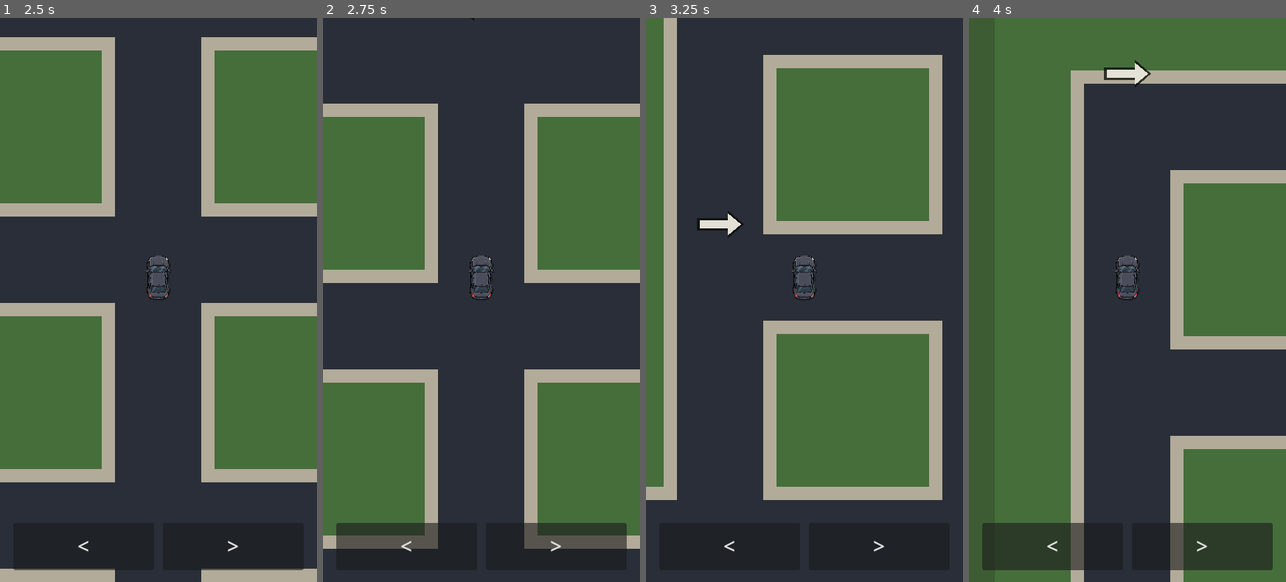
Above: before the commit, frames 1-4 (left to right).
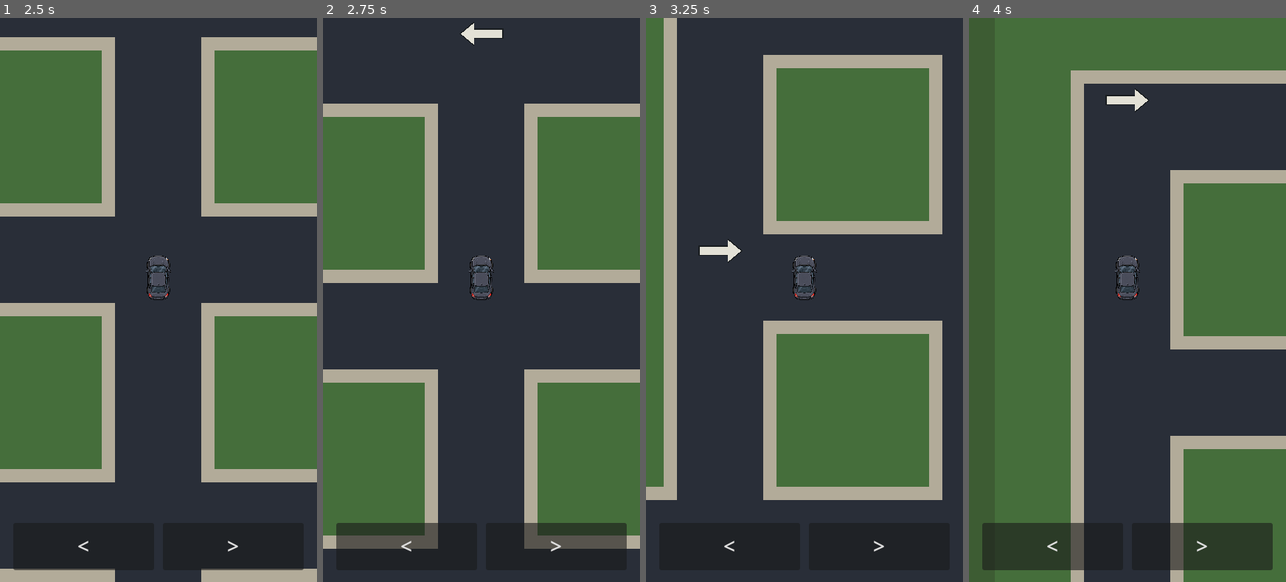
Above: after the commit, the same moments.

Repository: patrickcallahancomedy/comedian
Game: Godot game, scene res://scenes/drive/drive_module.tscn
The game is run twice, just before and just after one commit, with the same random seed, the same clock (stepped at 60 frames per second) and the same inputs.
Inputs (mouse positions are in pixels of both pictures, inside the frame that each line leads up to):
- Up to frame 1 (2.5 s): click "START" at 0.5 s; tap Enter (ui_accept) at 1.25, 1.52 s; move the mouse to (228, 271) at 1.27 s; hold Right 1.28-2 s; tap Space at 1.35 s; click (228, 271) at 1.42 s; drag from (95, 328) to (142, 412) at 2.02 s
- Up to frame 2 (2.75 s): no input
- Up to frame 3 (3.25 s): move the mouse to (836, 175) at 2.77 s; hold Right from 2.78 s (still down); tap Space at 2.85 s
- Up to frame 4 (4 s): release Right at 3.5 s; drag from (1111, 412) to (1032, 215) at 3.52 s

Frame 1 is identical in both runs. In frame 2, 0.3% of the frame differs, in the area x 43-57%, y 0-5%; in frame 3, 0.6%, in the area x 16-31%, y 34-44%; in frame 4, 0.6%.

Commit message:
Set turn arrow into the road surface

Diff:
--- a/godot/scripts/drive/drive_navigation.gd
+++ b/godot/scripts/drive/drive_navigation.gd
@@ -8,12 +8,12 @@
 const MAP = preload("res://scripts/drive/drive_grid_map.gd")
 
 const ARROW_COLOR := Color(0.96, 0.95, 0.90, 0.92)
-const ARROW_OUTLINE := Color(0.04, 0.05, 0.04, 0.78)
+const ARROW_OUTLINE := Color(0.04, 0.05, 0.04, 0.55)
 const ARROW_LENGTH := 56.0
 const ARROW_SHAFT_HALF := 5.5
 const ARROW_HEAD_LENGTH := 18.0
 const ARROW_HEAD_HALF_HEIGHT := 15.0
-const ARROW_VERTICAL_OFFSET := -72.0
+const ARROW_VERTICAL_OFFSET := -36.0
 
 @onready var drive = $"../CityMap"
 @onready var status_label: Label = $"../StatusLabel"
@@ -279,10 +279,10 @@
 	var outer := _arrow_polygon(
 		center,
 		horizontal,
-		ARROW_LENGTH + 8.0,
-		ARROW_SHAFT_HALF + 3.0,
-		ARROW_HEAD_LENGTH + 4.0,
-		ARROW_HEAD_HALF_HEIGHT + 4.0
+		ARROW_LENGTH + 4.0,
+		ARROW_SHAFT_HALF + 1.5,
+		ARROW_HEAD_LENGTH + 2.0,
+		ARROW_HEAD_HALF_HEIGHT + 2.0
 	)
 	var inner := _arrow_polygon(
 		center,
